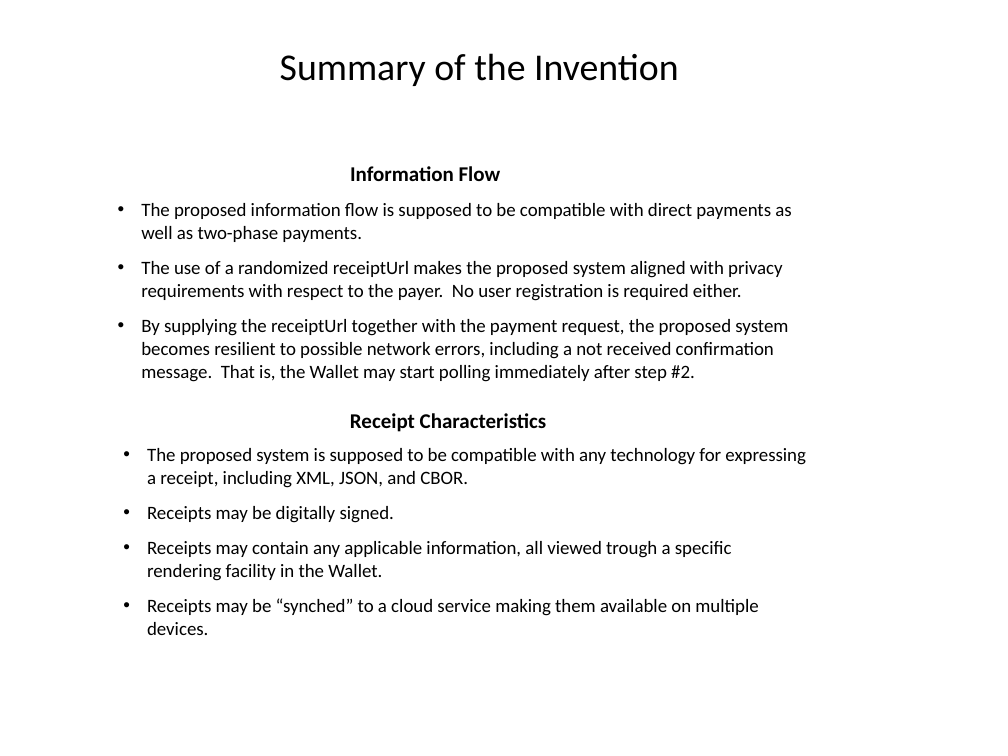
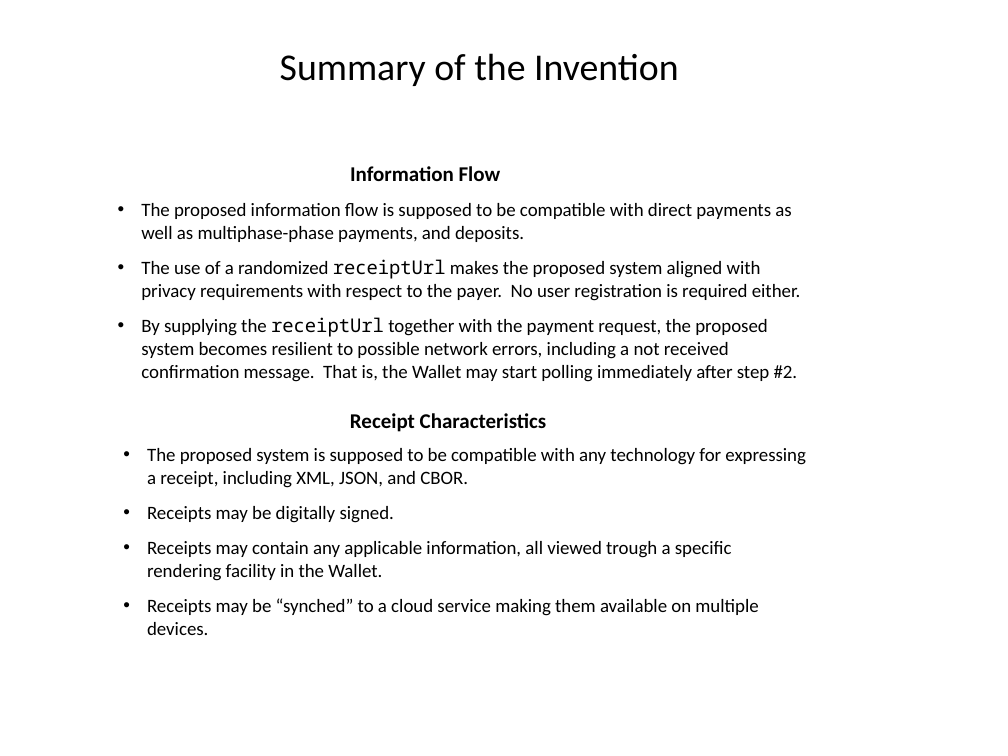
Before and after one commit to cyberphone/doc, a slide deck: slide 2 of defensive-publications/e-receipts.pptx. Drawn at 1008x756 pixels with LibreOffice and Linux fonts; fonts in the diff are those of the drawing. Boxes give left, top, right and bottom in pixels: in the first picture for what was removed or moved away, otherwise in the second. Text is boxed around its words. In the diff, an @@ line names an element or a change of style, - is before the commit and + after.

```diff
--- a/defensive-publications/e-receipts.pptx
+++ b/defensive-publications/e-receipts.pptx
@@ text at (141, 203, 791, 242): text changed @@
-• The proposed information flow is supposed to be compatible with direct payments as well as two-phase payments.
+• The proposed information flow is supposed to be compatible with direct payments as well as multiphase-phase payments, and deposits.
@@ text at (141, 259, 801, 382): font Calibri to Noto Sans Mono in "receiptUrl", "receiptUrl" @@
```
Also in this commit, not shown: 2 other slides changed, 1 other file.
